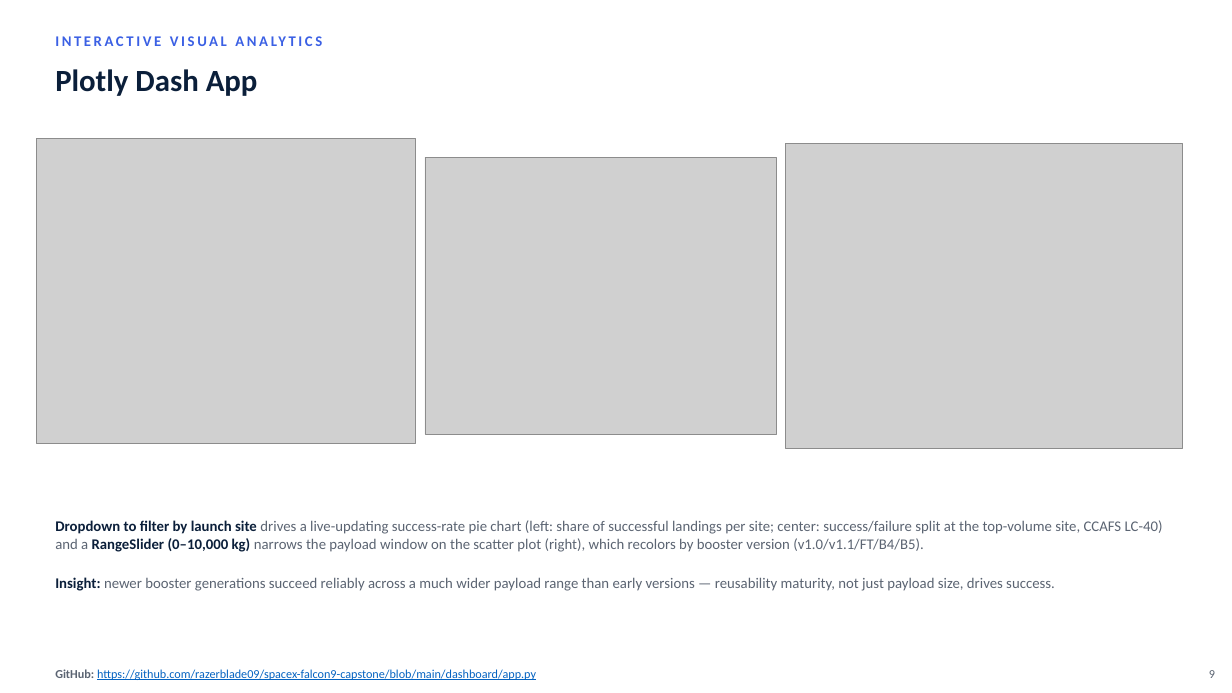
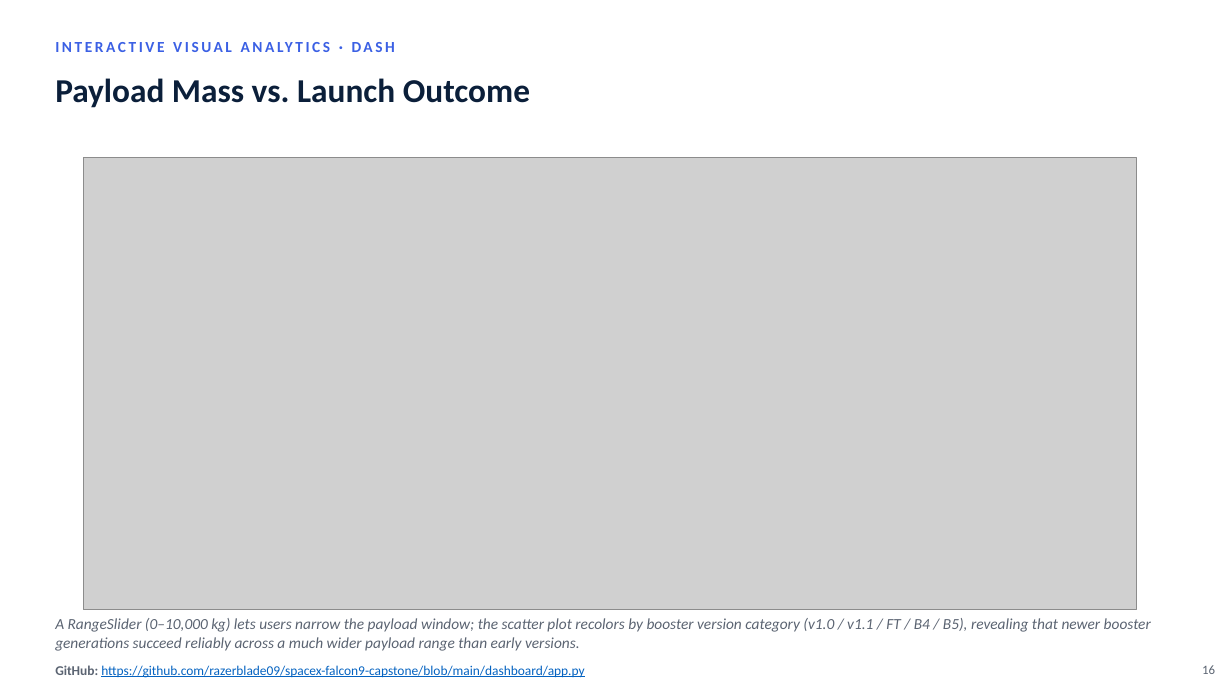
Before and after one commit to razerblade09/spacex-falcon9-capstone, a slide deck: slide 16 of Data_Science_Capstone_Presentation.pptx (slide 9 before the commit). Drawn at 1232x693 pixels with LibreOffice and Linux fonts; fonts in the diff are those of the drawing; grey boxes stand for pictures. Boxes give left, top, right and bottom in pixels: in the first picture for what was removed or moved away, otherwise in the second. Text is boxed around its words. In the diff, an @@ line names an element or a change of style, - is before the commit and + after.

```diff
--- a/Data_Science_Capstone_Presentation.pptx
+++ b/Data_Science_Capstone_Presentation.pptx
@@ text at box(46, 32, 786, 60): text changed; size 11.5 to 12 pt @@
-INTERACTIVE VISUAL ANALYTICS
+INTERACTIVE VISUAL ANALYTICS · DASH
@@ text removed at box(55, 69, 258, 96) @@
-Plotly Dash App
@@ text added at box(55, 78, 530, 108), 26 pt, text #0B1F3A, bold @@
+Payload Mass vs. Launch Outcome
@@ picture removed at box(37, 139, 416, 444) @@
@@ picture: place and size @@
-picture at box(786, 143, 1183, 448)
+picture at box(83, 157, 1137, 610)
@@ picture removed at box(425, 157, 776, 434) @@
@@ text at box(55, 618, 1151, 651): text changed; size 11.5 to 12 pt; italic on @@
-Dropdown to filter by launch site drives a live-updating success-rate pie chart (left: share of successful landings per site; center: success/failure split at the top-volume site, CCAFS LC-40) and a RangeSlider (0–10,000 kg) narrows the payload window on the scatter plot (right), which recolors by booster version (v1.0/v1.1/FT/B4/B5).
-Insight: newer booster generations succeed reliably across a much wider payload range than early versions — reusability maturity, not just payload size, drives success.
+A RangeSlider (0–10,000 kg) lets users narrow the payload window; the scatter plot recolors by booster version category (v1.0 / v1.1 / FT / B4 / B5), revealing that newer booster generations succeed reliably across a much wider payload range than early versions.
@@ text "GitHub: https://github.com/razerblade09/spacex-falcon9-capst ..." at box(55, 665, 584, 678): size 9.5 to 10.5 pt @@
@@ text added at box(1202, 665, 1215, 674), 10 pt, text #5B6472 @@
+16
@@ text removed at box(1209, 670, 1215, 678) @@
-9
```
Also in this commit, not shown: 11 other slides changed, 7 slides added, 20 other files.
